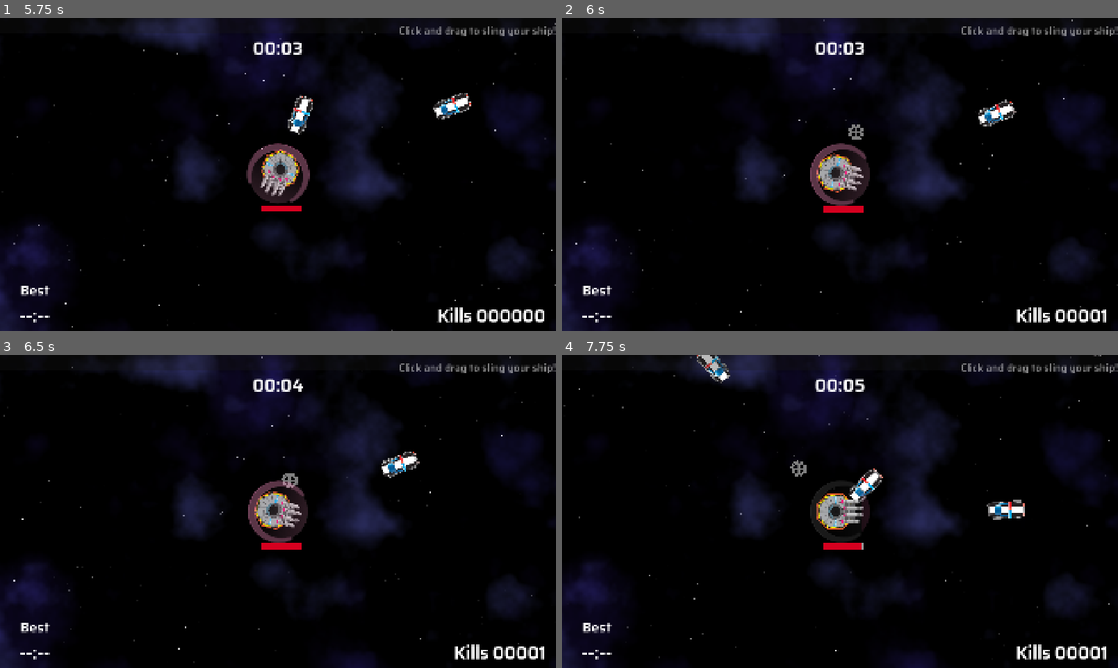
Above: before the commit, frames 1-4 (two rows, left to right).
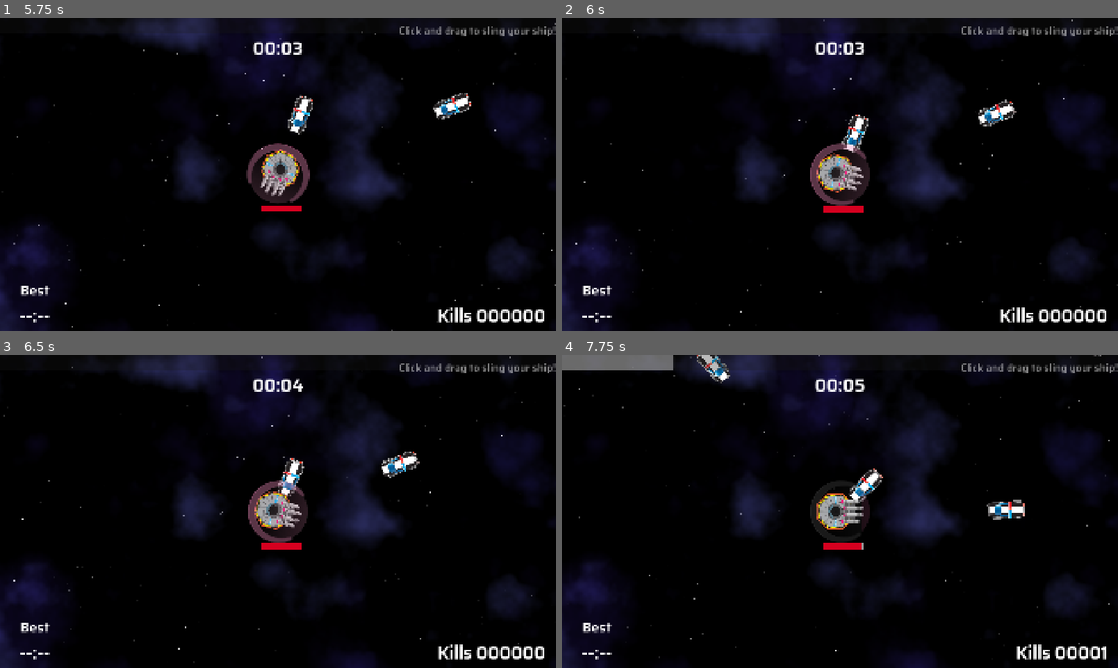
Above: after the commit, the same moments.

Repository: two-sticks-and-a-rock/space-arcade
Game: Godot game, scene res://scenes/main_menu.tscn
Two runs of this game, one before a commit and one after it. Both use one fixed random seed, a clock stepped at 60 frames per second and the inputs below.
Inputs (mouse positions are in pixels of both pictures, inside the frame that each line leads up to):
- Up to frame 1 (5.75 s): click "START" at 0.5 s; click "Skip" at 1.25 s; click "Skip" at 2 s; move the mouse to (400, 158) at 2.77 s; press the mouse at (400, 158) at 2.78 s; move the mouse to (166, 190) at 3.52 s; release the mouse at (166, 190) at 3.53 s; click (166, 190) at 3.6 s; move the mouse to (333, 105) at 4.27 s; press the mouse at (333, 105) at 4.28 s; move the mouse to (250, 237) at 5.02 s; release the mouse at (250, 237) at 5.03 s; click (250, 237) at 5.1 s
- Up to frame 2 (6 s): move the mouse to (1006, 221) at 5.77 s; press the mouse at (1006, 221) at 5.78 s
- Up to frame 3 (6.5 s): no input
- Up to frame 4 (7.75 s): move the mouse to (673, 464) at 6.52 s; release the mouse at (673, 464) at 6.53 s; click (673, 464) at 6.6 s; move the mouse to (867, 511) at 7.27 s; press the mouse at (867, 511) at 7.28 s

Frame 1 is identical in both runs. In frame 2, 1.0% of the frame differs, in the area x 50-98%, y 30-98%; in frame 3, 1.0%; in frame 4, 1.1%, in the area x 0-44%, y 0-39%.

Commit message:
turn missiles toward targets

Diff:
--- a/scenes/player/player_weapons/Missile_Silo/missile.gd
+++ b/scenes/player/player_weapons/Missile_Silo/missile.gd
@@ -6,20 +6,18 @@
 @onready var detector : RayCast2D = $RayCast2D
 
 func _physics_process(delta: float) -> void:
-
 	if (detector.is_colliding() && target == null):
 		var colliding_with = detector.get_collider()
 		if (colliding_with != null):
-			if ! (colliding_with.is_marked):
+			if !(colliding_with.is_marked):
 				colliding_with.is_marked = true
 				target = colliding_with
-				print(target)
-
 
 	if (target == null):
 		rotate(.05)
 	else:
 		global_position = lerp(global_position, target.global_position, .01)
+		global_rotation = rotate_toward(global_rotation, get_angle_to(target.global_position), 0.1)
 		global_position -= Mover.get_movement()*delta
 
 
--- a/scenes/player/player_weapons/ram_shield/ram_shield.tscn
+++ b/scenes/player/player_weapons/ram_shield/ram_shield.tscn
@@ -20,7 +20,9 @@
 
 [node name="RamShield" type="Node2D" unique_id=1339649772]
 script = ExtResource("1_rl1gc")
-dmg = 100
+display_name = "Stellar Shockwave"
+description = "Ram through enemies"
+dmg = 25
 num_bullets = 1
 bullet_size = 5.0
 metadata/_custom_type_script = "uid://ddp1c2rv414k4"
